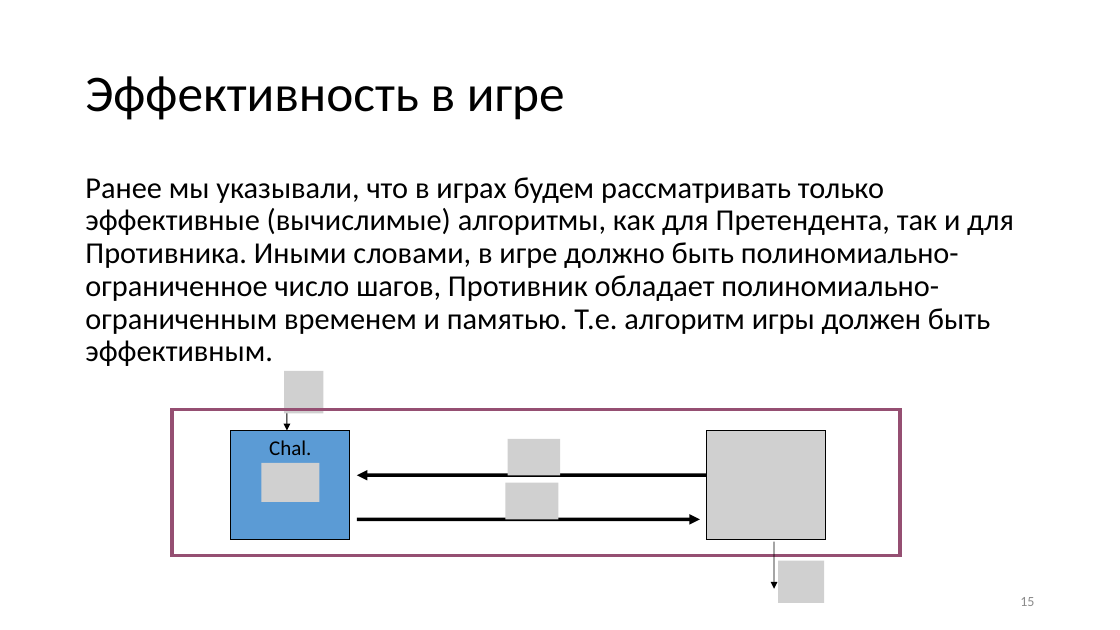
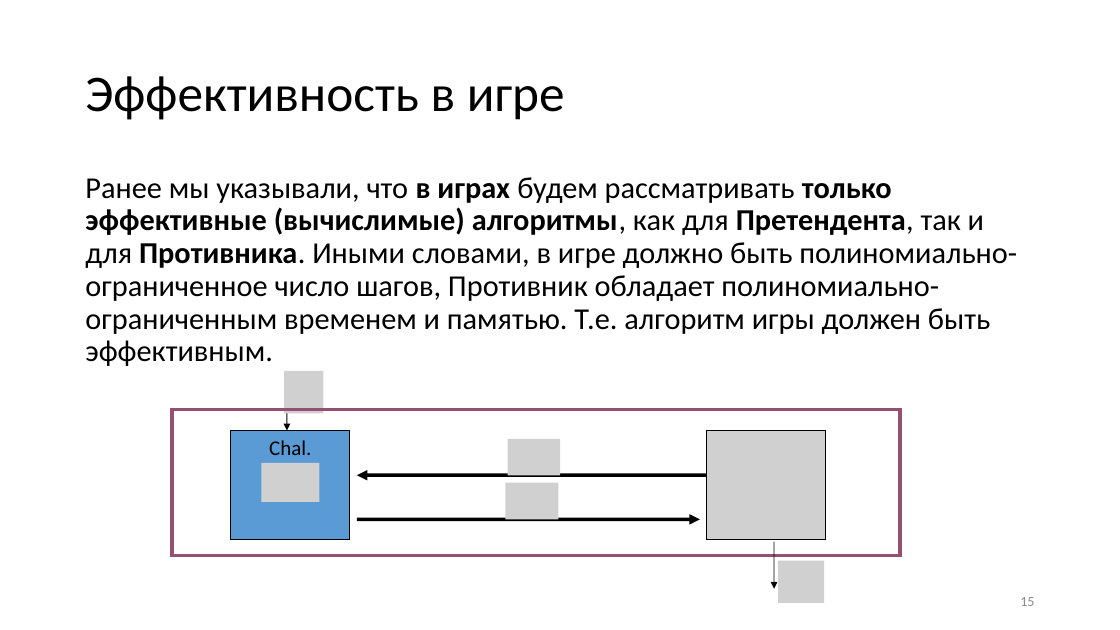
Before and after one commit to CryptoCourse/CryptoLectures, a slide deck: slide 15 of Lectures/Lecture2.pptx. Drawn at 1120x630 pixels with LibreOffice and Linux fonts; fonts in the diff are those of the drawing; grey boxes stand for pictures. Boxes give left, top, right and bottom in pixels: in the first picture for what was removed or moved away, otherwise in the second. Text is boxed around its words. In the diff, an @@ line names an element or a change of style, - is before the commit and + after.

```diff
--- a/Lectures/Lecture2.pptx
+++ b/Lectures/Lecture2.pptx
@@ text "Ранее мы указывали, что в ..." at [85,177,1017,366]: bold on in "в играх только эффективные (вычислимые) алгоритмы, Претенден ..." @@
```
Also in this commit, not shown: 11 other slides changed, 1 slide added, 1 other file.
